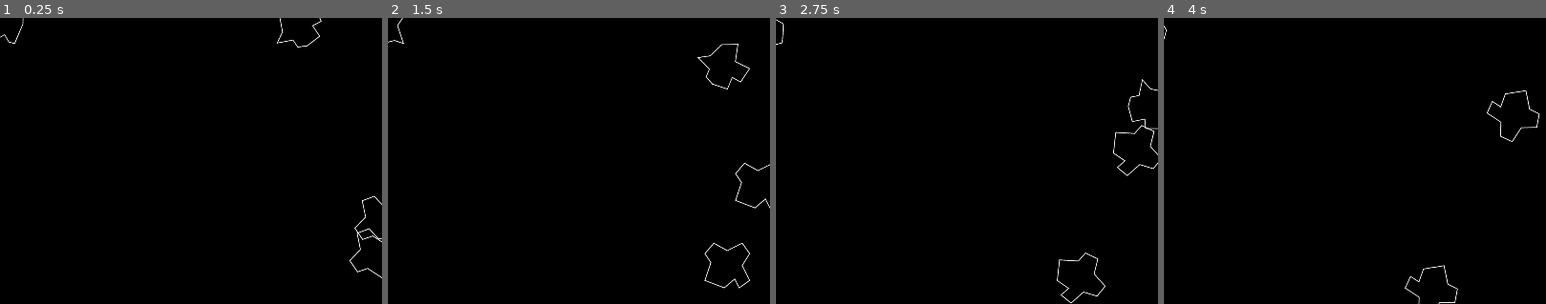
Above: before the commit, frames 1-4 (left to right).
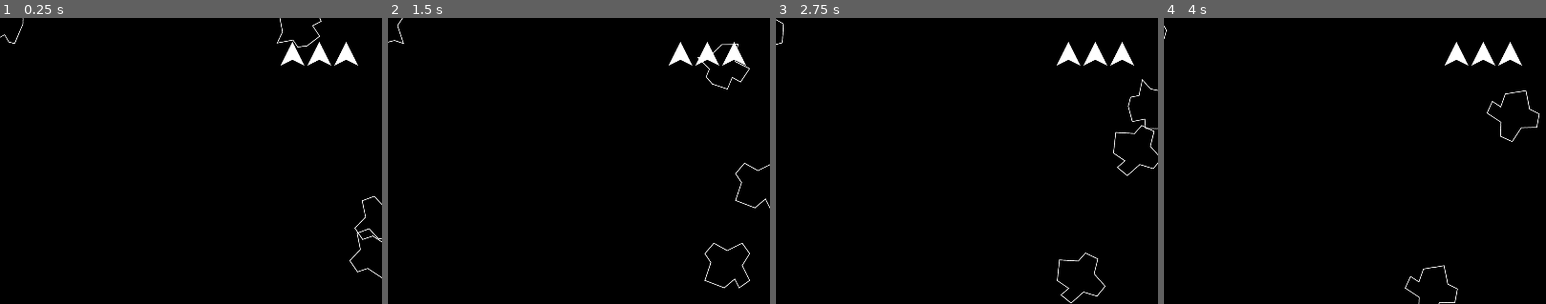
Above: after the commit, the same moments.

Repository: springcomp/asteroids_godot
Game: Godot game, scene res://scenes/main.tscn
Same seed, same stepped clock (60 frames per second), same inputs: the game is played once before the commit and once after it.
Inputs:
- Up to frame 1 (0.25 s): no input
- Up to frame 2 (1.5 s): hold Right (rotate_right) 0.53-1.28 s; tap Space (shoot) at 0.6, 1.35 s; hold Left (rotate_left) from 1.28 s (still down)
- Up to frame 3 (2.75 s): release Left (rotate_left) at 2.03 s; hold Right (rotate_right) from 2.03 s (still down); tap Space (shoot) at 2.1 s
- Up to frame 4 (4 s): release Right (rotate_right) at 2.78 s; hold Up (thrust) 2.78-3.53 s; tap Space (shoot) at 2.85, 3.6 s; hold Left (rotate_left) from 3.53 s (still down)
The pictures show only the part of the screen within x 50-100%, y 0-50%; the shares and areas given below are measured in that part.

The runs differ from the first frame. In frame 1, 0.7% of the frame differs, in the area x 73-94%, y 8-17%; in frame 2, 0.6%; in frame 3, 0.7%; in frame 4, 0.7%.

Commit message:
[ui] Track lives

Diff:
--- a/scenes/lives_manager.gd
+++ b/scenes/lives_manager.gd
@@ -20,4 +20,4 @@
 	if lives != 0:
 		var new_player = player_scene.instantiate() as Player
 		new_player.on_player_died.connect(decrease_lives)
-		get_tree().root.get_node("Main").add_child(new_player)
+		get_tree().root.get_node("Main").add_child.call_deferred(new_player)
--- a/scenes/main.tscn
+++ b/scenes/main.tscn
@@ -1,9 +1,10 @@
-[gd_scene load_steps=6 format=3 uid="uid://f75re82gfbke"]
+[gd_scene load_steps=7 format=3 uid="uid://f75re82gfbke"]
 
 [ext_resource type="PackedScene" uid="uid://c2cmkexvrpviw" path="res://scenes/player.tscn" id="1_5sbtf"]
 [ext_resource type="Script" path="res://scenes/main.gd" id="1_6bqi1"]
 [ext_resource type="Script" path="res://scenes/lives_manager.gd" id="4_6nmt5"]
 [ext_resource type="PackedScene" uid="uid://coc1nm1ejvyec" path="res://scenes/asteroid_spawner.tscn" id="4_ki3ja"]
+[ext_resource type="PackedScene" uid="uid://cr5namd6p55fh" path="res://scenes/ui.tscn" id="5_lauxj"]
 
 [sub_resource type="Curve2D" id="Curve2D_u5cct"]
 _data = {
@@ -31,3 +32,5 @@
 
 [node name="LivesManager" type="Node" parent="."]
 script = ExtResource("4_6nmt5")
+
+[node name="UI" parent="." instance=ExtResource("5_lauxj")]
--- /dev/null
+++ b/scenes/ui.gd
@@ -0,0 +1,26 @@
+extends CanvasLayer
+
+@onready var lives_container: HBoxContainer = $MarginContainer/LivesContainer
+@onready var lives_manager: LivesManager = $"../LivesManager"
+@onready var game_over_label: Label = $"MarginContainer/GameOverContainer/GameOverLabel"
+
+var lives_texture = preload("res://arts/lives.png");
+var empty_life_texture = preload("res://arts/player.png")
+
+func _ready():
+	var lives = lives_manager.lives
+	for i in range(lives):
+		var lives_texture_rect = TextureRect.new()
+		lives_texture_rect.expand_mode = TextureRect.EXPAND_FIT_WIDTH
+		lives_texture_rect.stretch_mode = TextureRect.STRETCH_SCALE
+		lives_texture_rect.texture = lives_texture
+		lives_texture_rect.custom_minimum_size = Vector2(32, 32)
+		lives_container.add_child(lives_texture_rect)
+
+	lives_manager.on_player_life_lost.connect(on_player_life_lost)
+
+func on_player_life_lost(lives_left: int):
+	var lives_texture_rect: TextureRect = lives_container.get_child(lives_left + 1)
+	lives_texture_rect.texture = empty_life_texture
+	if (lives_left == 0):
+		game_over_label.visible = true
--- /dev/null
+++ b/scenes/ui.tscn
@@ -0,0 +1,52 @@
+[gd_scene load_steps=3 format=3 uid="uid://cr5namd6p55fh"]
+
+[ext_resource type="FontFile" uid="uid://2hq75lgcdam8" path="res://fonts/joystix monospace.otf" id="1_3w3if"]
+[ext_resource type="Script" path="res://scenes/ui.gd" id="1_fgila"]
+
+[node name="UI" type="CanvasLayer"]
+script = ExtResource("1_fgila")
+
+[node name="MarginContainer" type="MarginContainer" parent="."]
+anchors_preset = 15
+anchor_right = 1.0
+anchor_bottom = 1.0
+grow_horizontal = 2
+grow_vertical = 2
+size_flags_horizontal = 3
+size_flags_vertical = 3
+theme_override_constants/margin_left = 32
+theme_override_constants/margin_top = 32
+theme_override_constants/margin_right = 32
+theme_override_constants/margin_bottom = 32
+
+[node name="PointsContainer" type="HBoxContainer" parent="MarginContainer"]
+layout_mode = 2
+size_flags_horizontal = 0
+size_flags_vertical = 0
+alignment = 2
+
+[node name="PointsLabel" type="Label" parent="MarginContainer/PointsContainer"]
+layout_mode = 2
+theme_override_fonts/font = ExtResource("1_3w3if")
+
+[node name="LivesContainer" type="HBoxContainer" parent="MarginContainer"]
+layout_mode = 2
+size_flags_horizontal = 8
+size_flags_vertical = 0
+
+[node name="LivesLabel" type="Label" parent="MarginContainer/LivesContainer"]
+layout_mode = 2
+theme_override_fonts/font = ExtResource("1_3w3if")
+
+[node name="GameOverContainer" type="CenterContainer" parent="MarginContainer"]
+layout_mode = 2
+size_flags_horizontal = 4
+size_flags_vertical = 4
+
+[node name="GameOverLabel" type="Label" parent="MarginContainer/GameOverContainer"]
+visible = false
+layout_mode = 2
+theme_override_colors/font_color = Color(0.788235, 0, 0, 1)
+theme_override_fonts/font = ExtResource("1_3w3if")
+theme_override_font_sizes/font_size = 120
+text = "GAME OVER"
Binary file added: arts/lives.png
Not shown, added: arts/lives.png.import
Binary file added: arts/player.png
Not shown, added: arts/player.png.import
Binary file added: fonts/joystix monospace.otf
Not shown, added: fonts/joystix monospace.otf.import
